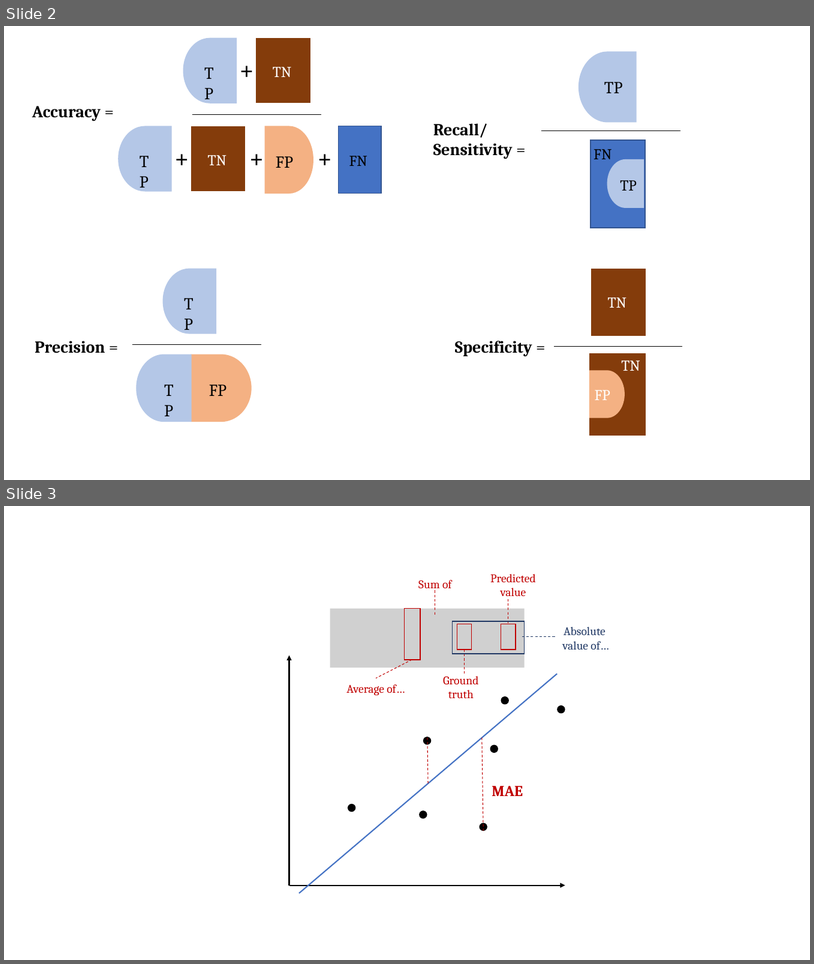
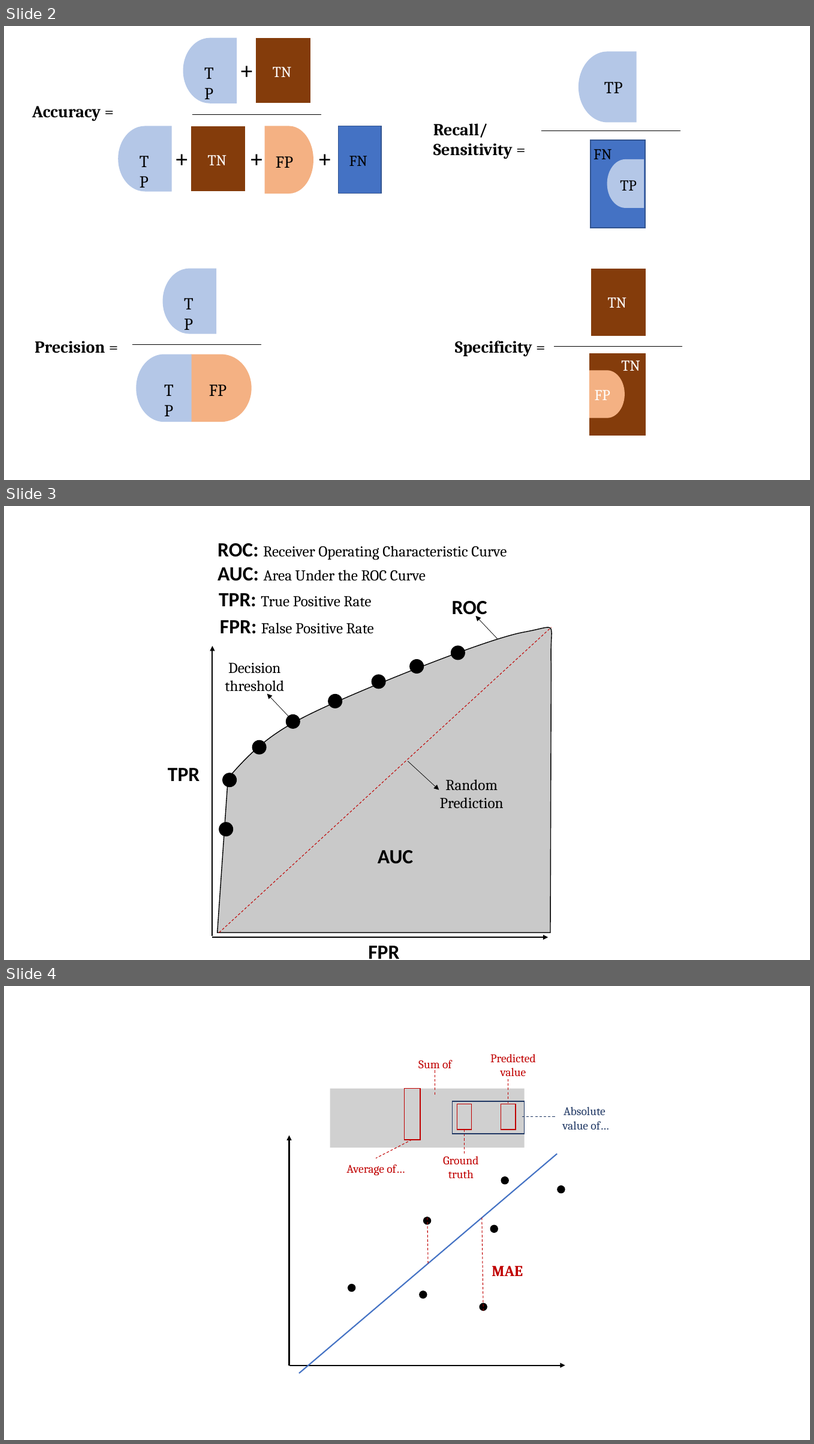
Before and after one commit to obifarin/machine-learning.ainotes, a slide deck: datasets/metrics/metrics_figures.pptx. Shown one above the other, each under a label of ours: slides 2 and 3 before the commit, slides 2, 3 and 4 after it. The pictures are 814x964 and 814x1444 pixels, drawn with LibreOffice and Linux fonts; fonts in the diff are those of the drawing; grey boxes stand for pictures. Boxes give left, top, right and bottom in pixels: in the first picture for what was removed or moved away, otherwise in the second. Text is boxed around its words. In the diff, an @@ line names an element or a change of style, - is before the commit and + after.

```diff
--- a/datasets/metrics/metrics_figures.pptx
+++ b/datasets/metrics/metrics_figures.pptx
@@ slide 3 added at (x1=4, y1=506, x2=810, y2=960), background #FFFFFF @@
@@ group added at (x1=218, y1=543, x2=507, y2=634): 4 texts @@
+ROC: Receiver Operating Characteristic Curve
+TPR: True Positive Rate
+AUC: Area Under the ROC Curve
+FPR: False Positive Rate
@@ group added at (x1=168, y1=601, x2=552, y2=958): 8 ellipses, 6 texts, 5 arrows, 1 freeform shape, 1 line @@
+TPR
+FPR
+AUC
+Random
+Prediction
+ROC
+Decision
+threshold
@@ what was slide 3 is now slide 4 @@
```
Also in this commit, not shown: 6 other files.
